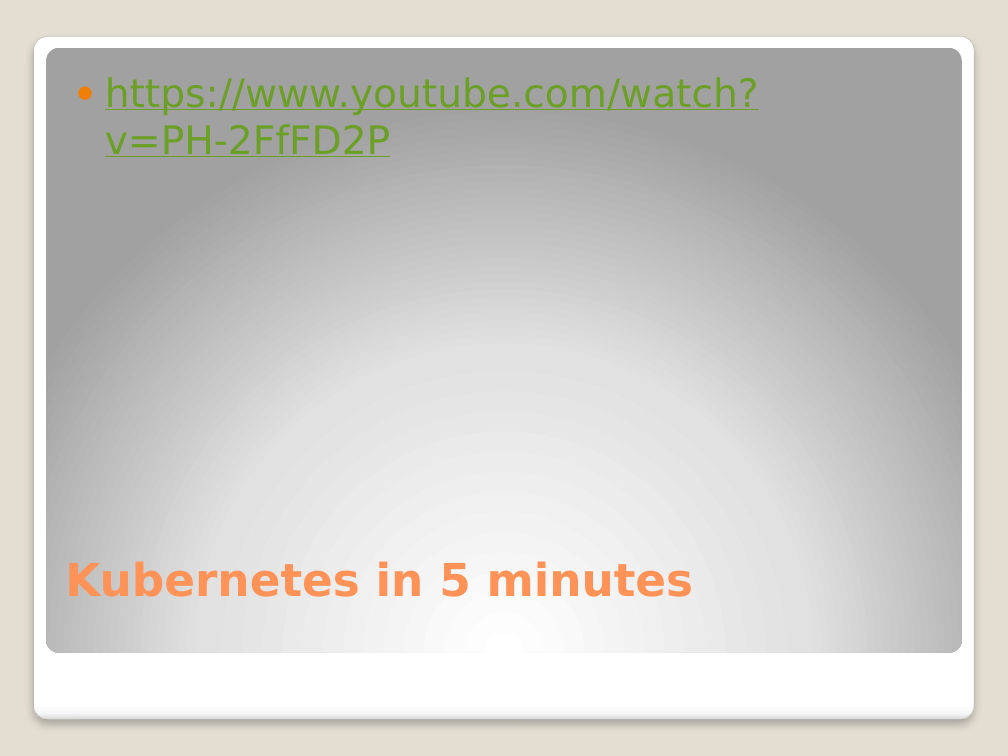
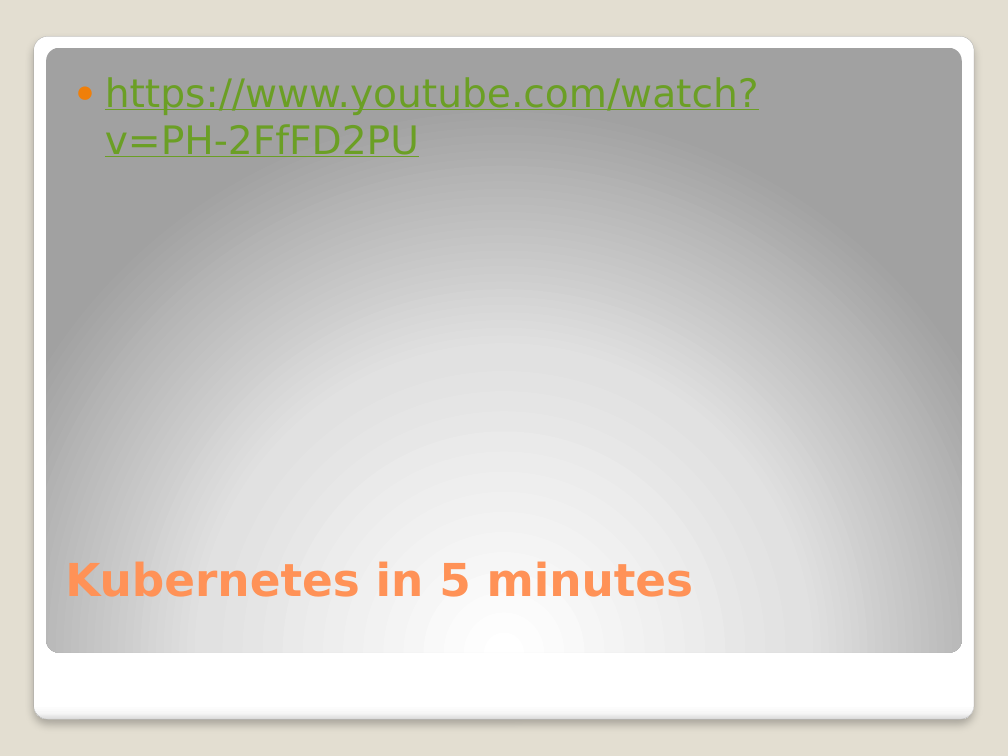
Before and after one commit to djkormo/k8s-AKS-primer, a slide deck: slide 2 of examples/atwar/presentation/Kubernetes at war on Azure.pptx. Drawn at 1008x756 pixels with LibreOffice and Linux fonts; fonts in the diff are those of the drawing. Boxes give left, top, right and bottom in pixels: in the first picture for what was removed or moved away, otherwise in the second. Text is boxed around its words. In the diff, an @@ line names an element or a change of style, - is before the commit and + after.

Commit message:
correcting Kubernetes at war on Azure.pptx

```diff
--- a/examples/atwar/presentation/Kubernetes at war on Azure.pptx
+++ b/examples/atwar/presentation/Kubernetes at war on Azure.pptx
@@ text at (x1=105, y1=77, x2=759, y2=157): text changed @@
-● https://www.youtube.com/watch?v=PH-2FfFD2P
+● https://www.youtube.com/watch?v=PH-2FfFD2PU
```
Also in this commit, not shown: 4 other slides changed.
